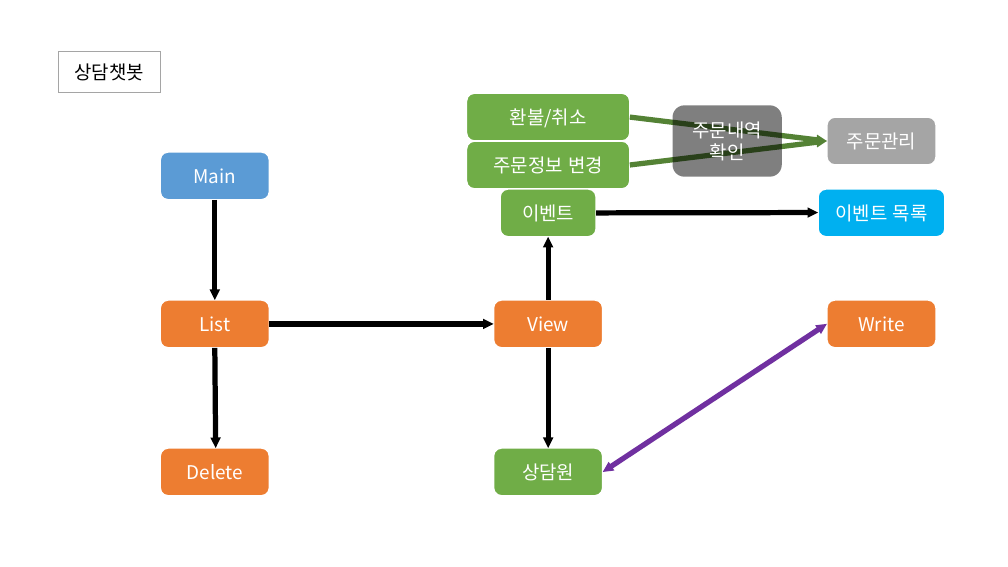
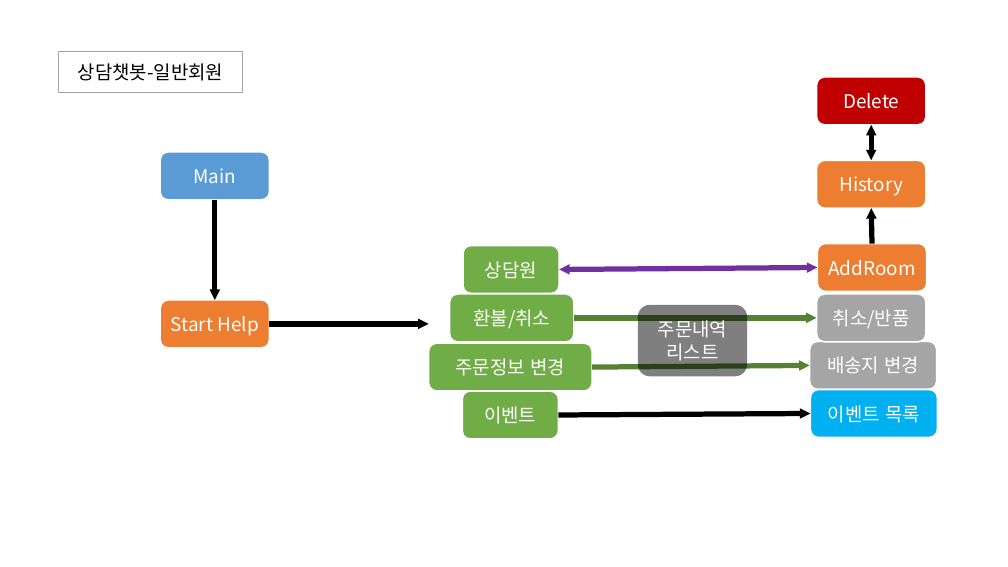
Before and after one commit to vivi372/BeetMarket, a slide deck: slide 2 of 4. 메뉴 흐름도/FAQ_Chat_메뉴흐름도.pptx. Drawn at 1008x567 pixels with LibreOffice and Linux fonts; fonts in the diff are those of the drawing. Boxes give left, top, right and bottom in pixels: in the first picture for what was removed or moved away, otherwise in the second. Text is boxed around its words. In the diff, an @@ line names an element or a change of style, - is before the commit and + after.

```diff
--- a/4. 메뉴 흐름도/FAQ_Chat_메뉴흐름도.pptx
+++ b/4. 메뉴 흐름도/FAQ_Chat_메뉴흐름도.pptx
@@ rectangle "상담챗봇-일반회원" resized from (x1=58, y1=51, x2=160, y2=92) to (x1=58, y1=51, x2=243, y2=92) @@
@@ text in rectangle at (x1=78, y1=63, x2=224, y2=81): text changed @@
-상담챗봇
+상담챗봇-일반회원
@@ rounded rectangle "Delete" moved from (x1=160, y1=448, x2=270, y2=496) to (x1=817, y1=77, x2=926, y2=125) @@
@@ rounded rectangle "Delete" at (x1=817, y1=77, x2=926, y2=125): fill #ED7D31 to #C00000 @@
@@ rounded rectangle removed at (x1=827, y1=117, x2=937, y2=165) @@
-주문관리
@@ double arrow added from (871, 160) to (871, 125), #000000 5 pt @@
@@ rounded rectangle added at (x1=817, y1=160, x2=926, y2=208), fill #ED7D31, outline #FFFFFF 1.5 pt, 18 pt, text #FFFFFF @@
+History
@@ arrow added from (872, 243) to (871, 208), #000000 5 pt @@
@@ arrow removed from (548, 300) to (548, 237) @@
@@ rounded rectangle "상담원" resized from (x1=494, y1=448, x2=603, y2=496) to (x1=463, y1=246, x2=559, y2=293) @@
@@ double arrow moved from (603, 472) - (827, 324) to (560, 269) - (817, 268) @@
@@ rounded rectangle "AddRoom" moved from (x1=827, y1=300, x2=937, y2=348) to (x1=817, y1=243, x2=927, y2=291) @@
@@ text in rounded rectangle at (x1=828, y1=260, x2=915, y2=275): text changed @@
-Write
+AddRoom
@@ rounded rectangle "환불/취소" resized from (x1=467, y1=93, x2=630, y2=141) to (x1=450, y1=294, x2=574, y2=342) @@
@@ rounded rectangle added at (x1=817, y1=294, x2=926, y2=342), fill #A5A5A5, outline #FFFFFF 1.5 pt, 18 pt, text #FFFFFF @@
+취소/반품
@@ text in rounded rectangle at (x1=171, y1=316, x2=258, y2=336): text changed @@
-List
+Start Help
@@ arrow moved from (269, 324) - (494, 324) to (269, 324) - (429, 324) @@
@@ rounded rectangle removed at (x1=494, y1=300, x2=603, y2=348) @@
-View
@@ arrow moved from (630, 117) - (827, 141) to (574, 318) - (817, 318) @@
@@ rounded rectangle "주문내역" moved from (x1=673, y1=105, x2=783, y2=176) to (x1=638, y1=305, x2=748, y2=376) @@
@@ text in rounded rectangle at (x1=658, y1=317, x2=728, y2=365): text changed @@
-주문내역 확인
+주문내역
+리스트
@@ arrow removed from (215, 348) to (216, 448) @@
@@ rounded rectangle "주문정보 변경" moved from (x1=467, y1=141, x2=630, y2=189) to (x1=429, y1=343, x2=592, y2=391) @@
@@ arrow removed from (548, 348) to (548, 448) @@
@@ rounded rectangle added at (x1=810, y1=342, x2=937, y2=389), fill #A5A5A5, outline #FFFFFF 1.5 pt, 18 pt, text #FFFFFF @@
+배송지 변경
@@ arrow moved from (630, 165) - (827, 141) to (592, 368) - (810, 365) @@
@@ rounded rectangle "이벤트 목록" moved from (x1=818, y1=189, x2=945, y2=237) to (x1=811, y1=389, x2=938, y2=437) @@
@@ rounded rectangle "이벤트" moved from (x1=500, y1=189, x2=596, y2=237) to (x1=462, y1=391, x2=558, y2=439) @@
@@ arrow moved from (597, 213) - (818, 212) to (559, 415) - (811, 414) @@
```
Also in this commit, not shown: 1 slide added.
